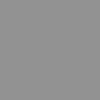
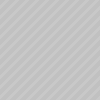
The second 100 × 100 image is a revision of the first. Changes to its layers:
"IMG2": opacity 50% → 25% over [0, 0, 100, 100]
showed "3 copy", opacity 50% → 75% over [0, 0, 100, 100]
showed "Layer 5" over [0, 0, 100, 100]
